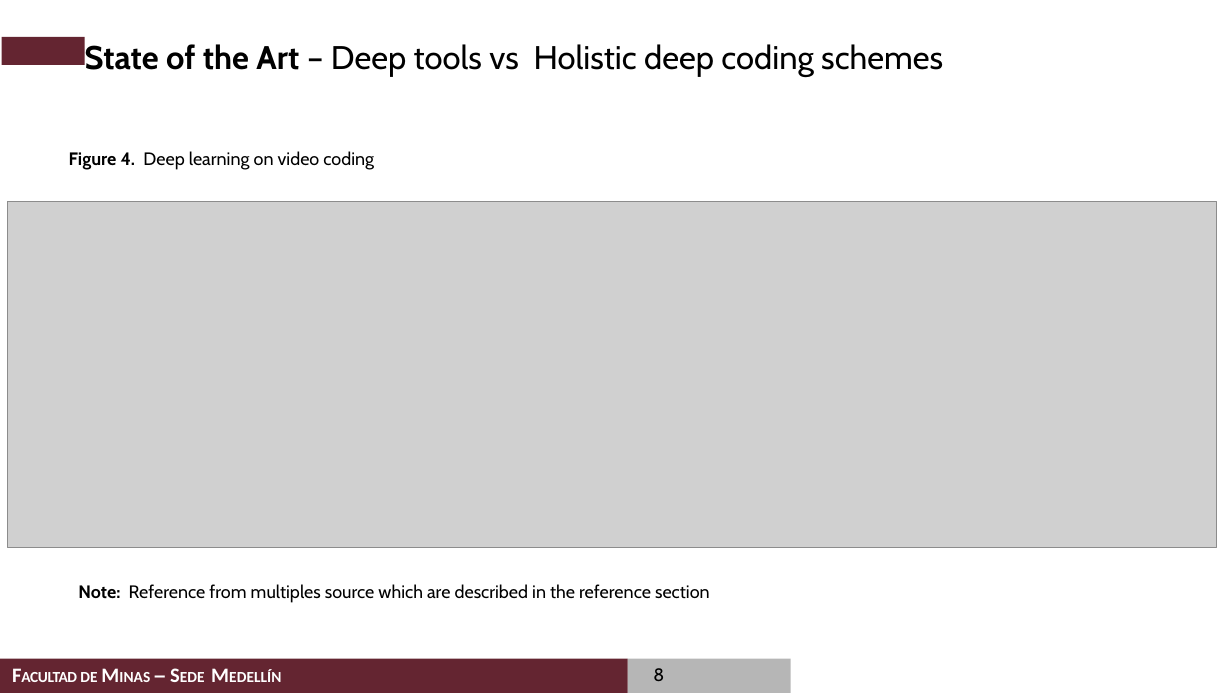
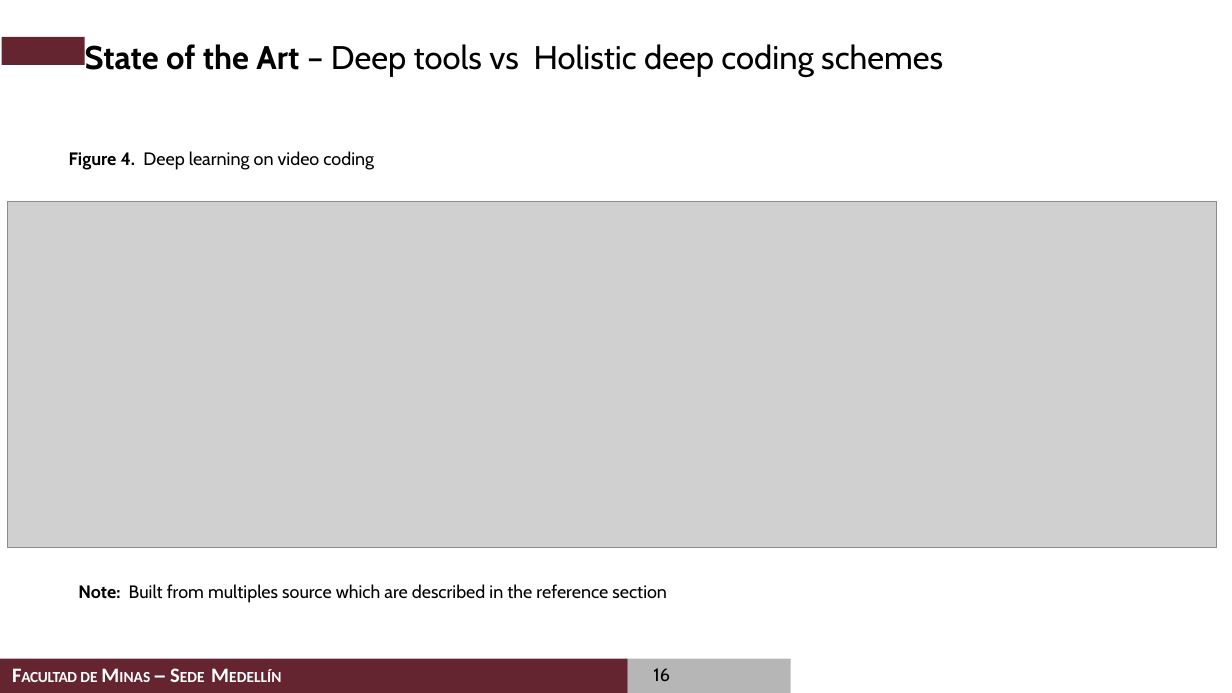
Before and after one commit to casalazarh/Examen-de-Calificacion-2020, a slide deck: slide 16 of presentation/Examen de Calificacion de Doctorado_Carlos_Alberto_Salazar.pptx (slide 8 before the commit). Drawn at 1232x693 pixels with LibreOffice and Linux fonts; fonts in the diff are those of the drawing; grey boxes stand for pictures; background and template pictures are left out. Boxes give left, top, right and bottom in pixels: in the first picture for what was removed or moved away, otherwise in the second. Text is boxed around its words. In the diff, an @@ line names an element or a change of style, - is before the commit and + after.

```diff
--- a/presentation/Examen de Calificacion de Doctorado_Carlos_Alberto_Salazar.pptx
+++ b/presentation/Examen de Calificacion de Doctorado_Carlos_Alberto_Salazar.pptx
@@ text at (78, 584, 667, 603): text changed @@
-  Note: Reference from multiples source which are described in the reference section
+  Note: Built from multiples source which are described in the reference section
@@ page number at (653, 668, 669, 681): text changed @@
-8
+16
```
Also in this commit, not shown: 14 other slides changed.
